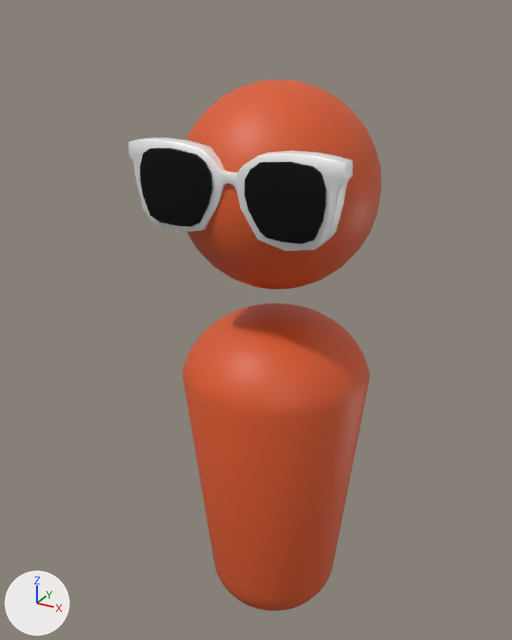
A saved change to the glTF model kaart/assets/models/userLocation.glb.
The view is the same before and after, from a camera (50 mm lens) standing at (0.372, -0.73, 0.8) and looking at (-0.036, 0.011, 0.429). The axes (+X, +Y, +Z) are drawn at lower left. The lights are the same throughout. Where no turn or scale is listed for an object, it has been applied to the vertices.
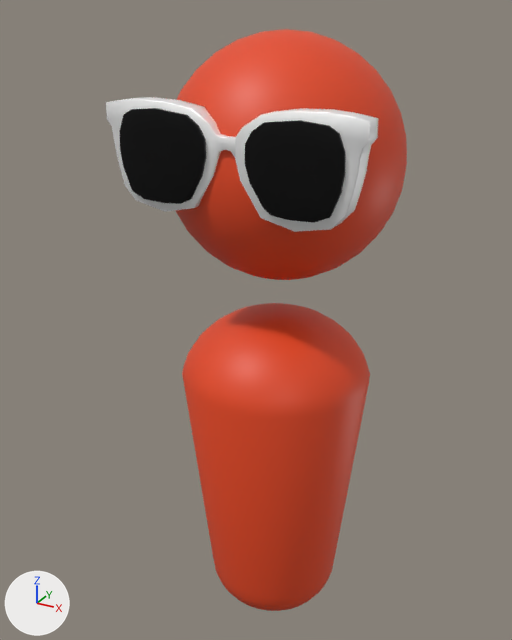
Changed parts and their boxes (x1, y1, x2, y2) in the pictures (512 x 640 px):
'Sphere.015', moved, rescaled (18% wider, 19% taller): before (186, 79, 382, 289); after (176, 29, 407, 280)
'Cube.041', moved, rescaled (22% wider, 25% taller): before (244, 162, 326, 244); after (245, 120, 345, 223)
'Cube.040', moved, rescaled (19% wider, 21% taller): before (140, 148, 213, 227); after (119, 108, 206, 204)
'Cube.039', moved, rescaled (23% wider, 23% taller): before (236, 150, 353, 251); after (235, 108, 379, 232)
'Cube.038', moved, rescaled (19% wider, 20% taller): before (128, 137, 237, 233); after (106, 97, 236, 212)

Patch to the scene script:
```diff
--- a/kaart/assets/models/userLocation.glb.py
+++ b/kaart/assets/models/userLocation.glb.py
@@ ob_sphere_015 @@
 ob_sphere_015 = bpy.data.objects.new('Sphere.015', me_sphere_048)
-ob_sphere_015.location = (0.0, 0.0, 0.61)
-ob_sphere_015.scale = (0.119, 0.119, 0.119)
+ob_sphere_015.location = (-0.001, 0.017, 0.639)
+ob_sphere_015.scale = (0.14, 0.14, 0.14)
@@ ob_cube_041 @@
 ob_cube_041 = bpy.data.objects.new('Cube.041', me_cube_008)
-ob_cube_041.location = (0.074, -0.12, 0.631)
+ob_cube_041.location = (0.086, -0.125, 0.663)
 ob_cube_041.rotation_euler = (0.0, 0.0, 3.142)  # degrees (0, 0, 180)
-ob_cube_041.scale = (0.0312, 0.00385, 0.0312)
+ob_cube_041.scale = (0.0368, 0.00455, 0.0368)
@@ ob_cube_040 @@
 ob_cube_040 = bpy.data.objects.new('Cube.040', me_cube_007)
-ob_cube_040.location = (-0.064, -0.12, 0.631)
+ob_cube_040.location = (-0.076, -0.125, 0.663)
 ob_cube_040.rotation_euler = (0.0, -3.142, 0.0)  # degrees (0, -180, 0)
-ob_cube_040.scale = (-0.032, -0.00395, -0.032)
+ob_cube_040.scale = (-0.0378, -0.00467, -0.0378)
@@ ob_cube_039 @@
 ob_cube_039 = bpy.data.objects.new('Cube.039', me_cube_005)
-ob_cube_039.location = (0.066, -0.109, 0.63)
+ob_cube_039.location = (0.077, -0.112, 0.662)
 ob_cube_039.rotation_euler = (3.142, 0.0, 0.0)  # degrees (180, 0, 0)
-ob_cube_039.scale = (-0.0389, -0.0109, -0.0302)
+ob_cube_039.scale = (-0.0459, -0.0128, -0.0356)
@@ ob_cube_038 @@
 ob_cube_038 = bpy.data.objects.new('Cube.038', me_cube_004)
-ob_cube_038.location = (-0.056, -0.109, 0.63)
-ob_cube_038.scale = (0.0389, 0.0109, 0.0302)
+ob_cube_038.location = (-0.067, -0.112, 0.662)
+ob_cube_038.scale = (0.0459, 0.0128, 0.0356)
```
